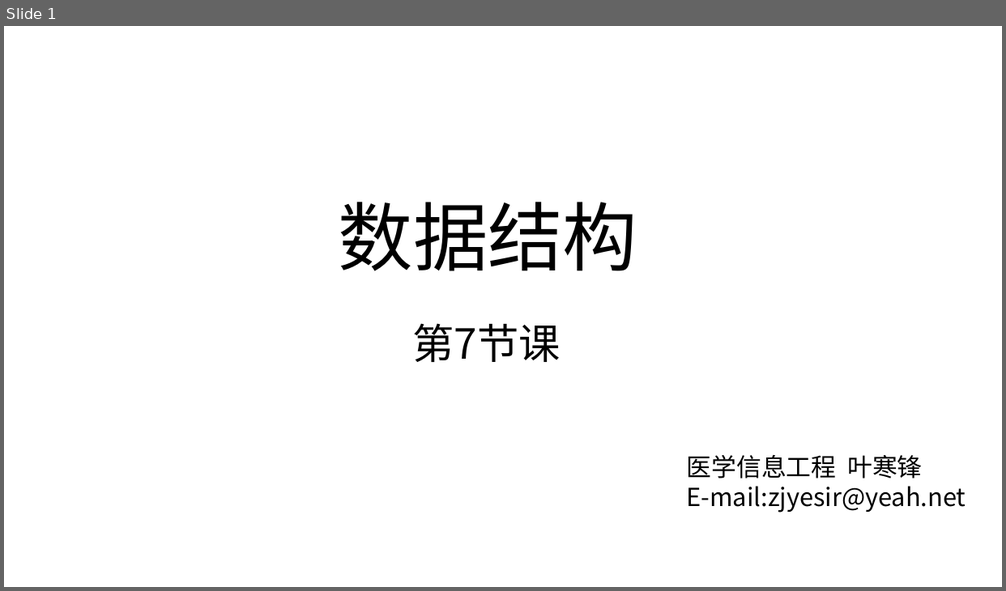
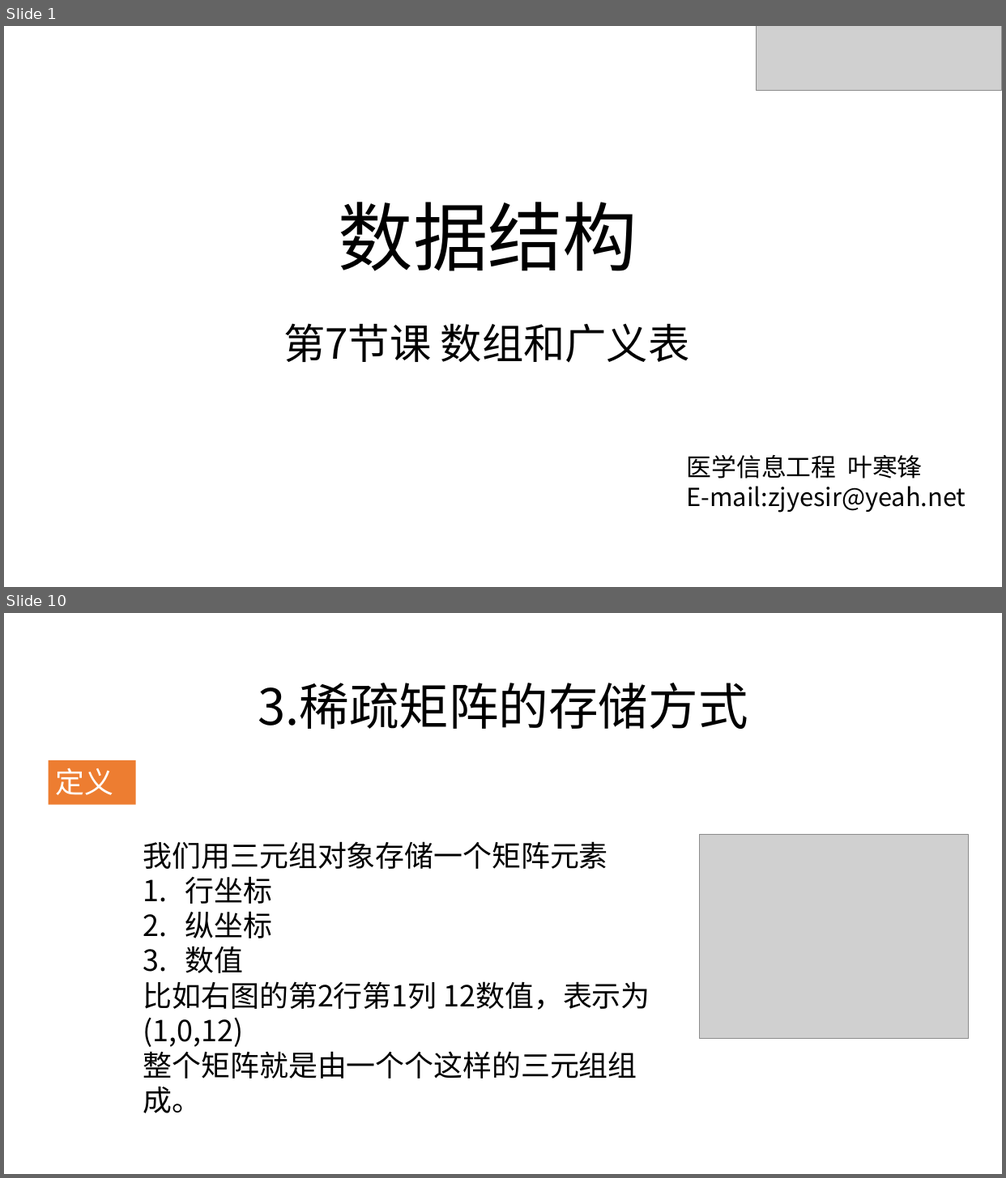
Before and after one commit to zjyesir/hmc_data_structure, a slide deck: ppt/5.数组和广义表.pptx. Shown one above the other, each under a label of ours: slide 1 before the commit, slides 1 and 10 after it; the slides between them are not shown. The pictures are 1006x591 and 1006x1178 pixels, drawn with LibreOffice and Linux fonts; fonts in the diff are those of the drawing; grey boxes stand for pictures; background and template pictures are left out. Boxes give left, top, right and bottom in pixels: in the first picture for what was removed or moved away, otherwise in the second. Text is boxed around its words. In the diff, an @@ line names an element or a change of style, - is before the commit and + after.

Commit message:
数组和线性表 ppt做完

```diff
--- a/ppt/5.数组和广义表.pptx
+++ b/ppt/5.数组和广义表.pptx
@@ slide 10 added at [4,613,1002,1174], background picture (left out) @@
@@ text added at [258,683,748,729], 48 pt, text #000000 @@
+3.稀疏矩阵的存储方式
@@ rectangle added at [49,760,136,805], fill #ED7D31, 28 pt, text #FFFFFF @@
+定义
@@ text added at [143,841,650,1114], 28 pt, text #000000 @@
+我们用三元组对象存储一个矩阵元素
+1. 行坐标
+2. 纵坐标
+3. 数值
+比如右图的第2行第1列 12数值，表示为
+(1,0,12)
+整个矩阵就是由一个个这样的三元组组成。
@@ picture added at [700,834,968,1038] @@
@@ slide 1 changed as well @@
@@ picture added at [756,26,1002,90] @@
@@ text at [283,323,690,363]: text changed @@
-第7节课
+第7节课 数组和广义表
```
Also in this commit, not shown: 3 other slides changed, 10 other slides added, 5 slides removed, 3 other files.
